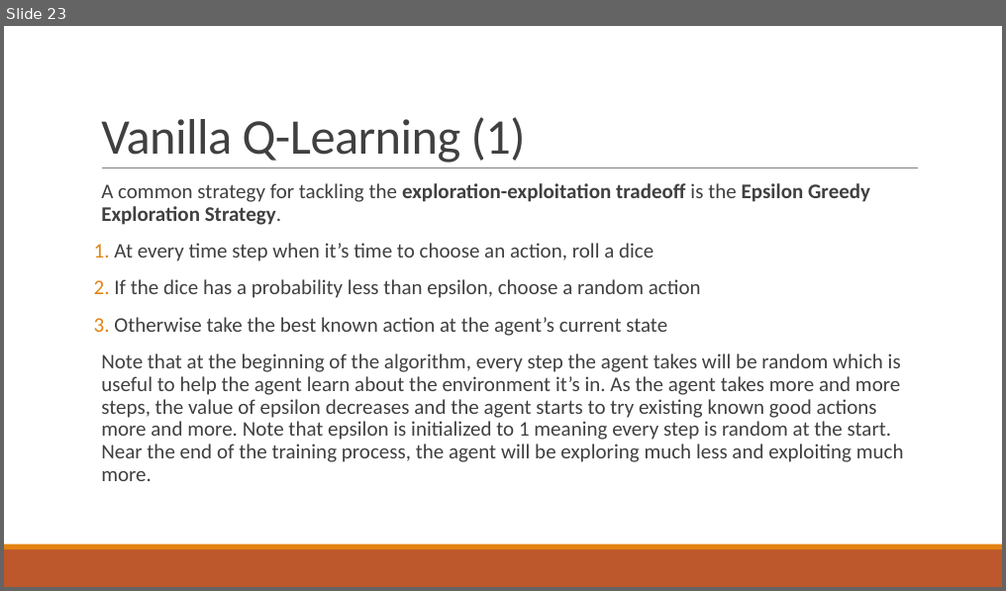
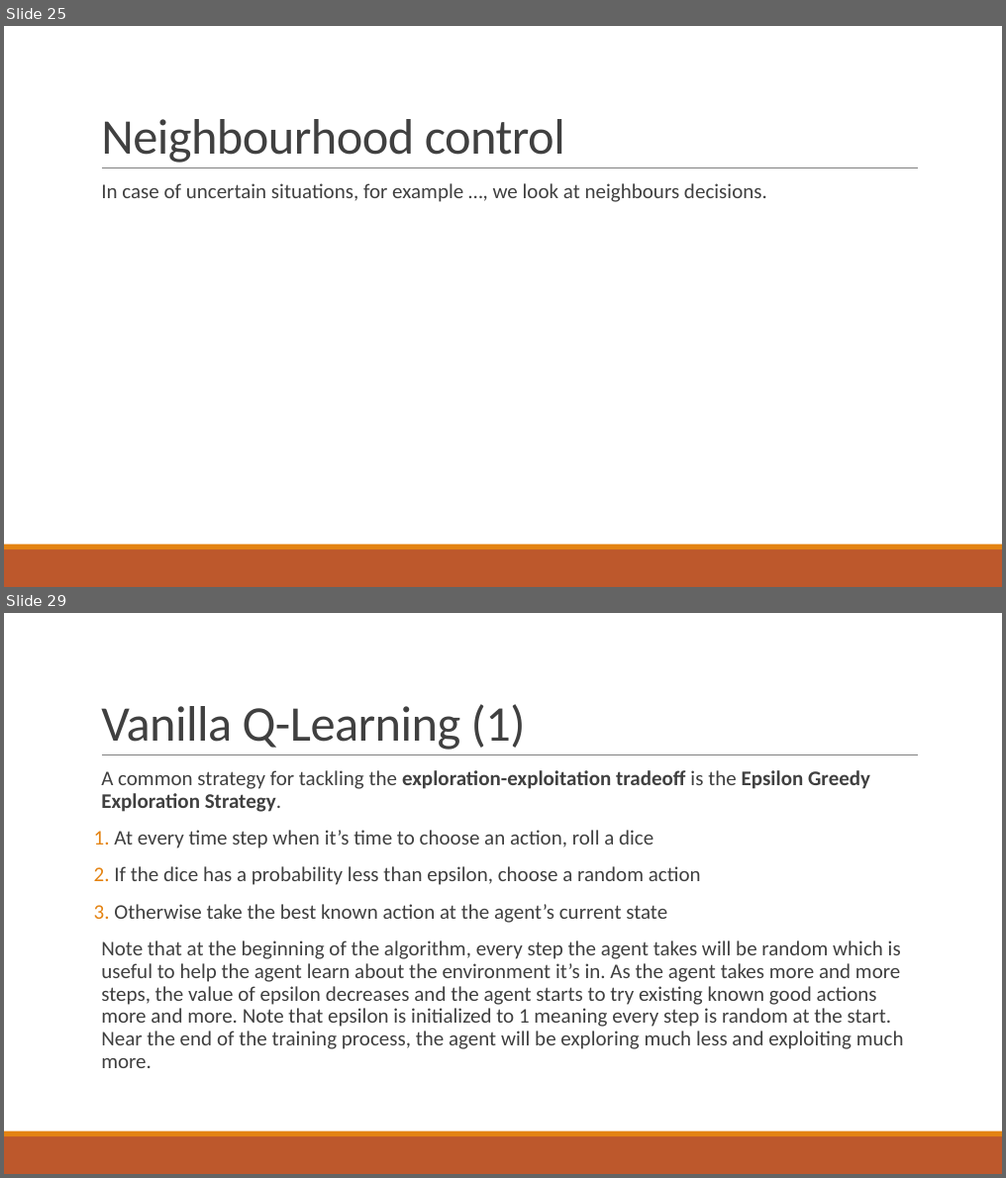
Before and after one commit to francescobaraldi/smart-neighborhood, a slide deck: Smart Neighborhood.pptx. Shown one above the other, each under a label of ours: slide 23 before the commit, slides 25 and 29 after it; the slides between them are not shown. The pictures are 1006x591 and 1006x1178 pixels, drawn with LibreOffice and Linux fonts; fonts in the diff are those of the drawing. Boxes give left, top, right and bottom in pixels: in the first picture for what was removed or moved away, otherwise in the second. Text is boxed around its words. In the diff, an @@ line names an element or a change of style, - is before the commit and + after.

```diff
--- a/Smart Neighborhood.pptx
+++ b/Smart Neighborhood.pptx
@@ slide 25 added at <box>4,26,1002,587</box>, background #FFFFFF; not listed: 3 template elements that a slide beside it also shows @@
@@ title added at <box>101,119,565,163</box>, 48 pt, text #404040 @@
+Neighbourhood control
@@ text added at <box>101,183,767,202</box>, 20 pt, text #404040 @@
+  In case of uncertain situations, for example …, we look at neighbours decisions.
@@ what was slide 23 is now slide 29 @@
```
Also in this commit, not shown: 17 slides changed, 7 other slides added, 2 slides removed.
